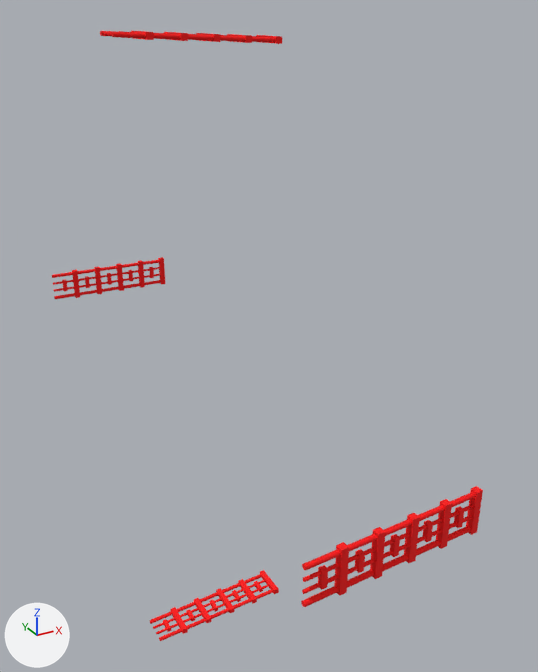
Renders of the FBX model プロトタイプ/ShootingGame/Assets/3DObj/Models/Parts/TubeB/TubeBPartsB.FBX from each side of a commit.
The view is the same before and after, from a 50 mm lens placed at (-8.7, -21.1, 11.2), pointed at (2.5, -0.7, 1.0). The axes (+X, +Y, +Z) are drawn at lower left. The lights are the same throughout. Where no turn or scale is listed for an object, it has been applied to the vertices.

Objects in the first picture: 'TubeBPartsB_v5_A', 'TubeBPartsB_v5_B', 'TubeBPartsB_v5_C', 'TubeBPartsB_v5_D'.
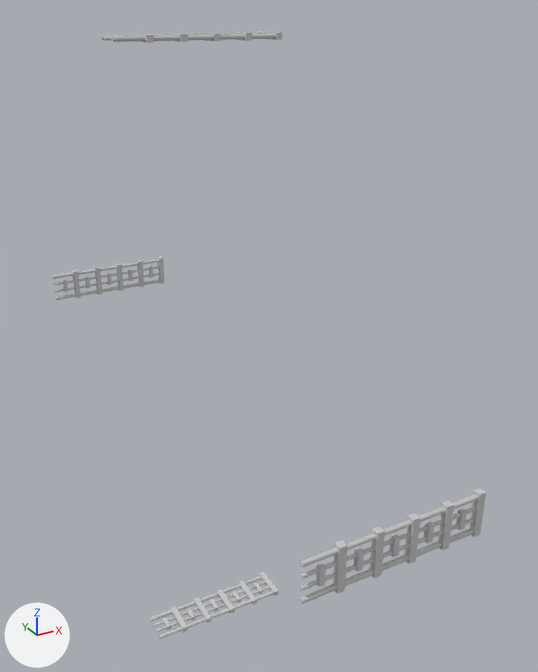
Where the change shows, as pixel boxes (x1, y1, x2, y2) in the pictures (538 x 672 px):
'TubeBPartsB_v5_A002', added
    after: (299, 488, 486, 604)
'TubeBPartsB_v5_C', deleted (red)
    before: (301, 486, 483, 607)
'TubeBPartsB_v5_B', deleted (red)
    before: (150, 570, 279, 641)
'TubeBPartsB_v5_A003', added
    after: (149, 572, 279, 639)
'TubeBPartsB_v5_A', mesh turned
    before: (52, 257, 165, 299)
    after: (52, 257, 165, 300)
'TubeBPartsB_v5_A001', added
    after: (100, 31, 282, 43)
'TubeBPartsB_v5_D', deleted (red)
    before: (100, 31, 282, 44)

Edits to the bpy script that builds the scene:
```text
Add mat_01___default:
    mat_01___default = principled_material('01 - Default')
    mat_01___default.base_color = (0.588, 0.588, 0.588)  # light grey #cacaca
    mat_01___default.roughness = 0.859
Change me_mesh:
    where me_mesh.from_pydata(...)  # 478 vertices, 1020 faces; spans x -2.09..3.01, y 10.28..10.67, z -0.63..0.62
    used by ob_tubebpartsb_v5_a; location = (0.0, 0.0, 0.0)
    remove me_mesh.materials.append(mat_tubebpartsb_v5_material)  # red #ff0000
    me_mesh part 1: the whole mesh is turned 2.5 degrees about the z axis through its middle
    add me_mesh.materials.append(mat_01___default)  # light grey #cacaca
Add me_mesh_003_1:
    me_mesh_003_1.from_pydata(...)  # 478 vertices, 1020 faces; spans x -2.09..3.01, y -0.63..0.63, z -10.59..-10.39
    me_mesh_003_1.materials.append(mat_01___default)  # light grey #cacaca
Add me_mesh_002_1:
    me_mesh_002_1.from_pydata(...)  # 478 vertices, 1020 faces; spans x -2.09..3.01, y -10.59..-10.39, z -0.63..0.63
    me_mesh_002_1.materials.append(mat_01___default)  # light grey #cacaca
Add me_mesh_001_1:
    me_mesh_001_1.from_pydata(...)  # 478 vertices, 1020 faces; spans x -2.09..3.01, y -0.63..0.63, z 10.39..10.59
    me_mesh_001_1.materials.append(mat_01___default)  # light grey #cacaca
Remove ob_tubebpartsb_v5_d:
    ob_tubebpartsb_v5_d = bpy.data.objects.new('TubeBPartsB_v5_D', me_mesh_003)
    ob_tubebpartsb_v5_d.location = (0.0, 0.0, 0.0)
Remove ob_tubebpartsb_v5_c:
    ob_tubebpartsb_v5_c = bpy.data.objects.new('TubeBPartsB_v5_C', me_mesh_002)
    ob_tubebpartsb_v5_c.location = (0.0, 0.0, 0.0)
Remove ob_tubebpartsb_v5_b:
    ob_tubebpartsb_v5_b = bpy.data.objects.new('TubeBPartsB_v5_B', me_mesh_001)
    ob_tubebpartsb_v5_b.location = (0.0, 0.0, 0.0)
Add ob_tubebpartsb_v5_a003:
    ob_tubebpartsb_v5_a003 = bpy.data.objects.new('TubeBPartsB_v5_A003', me_mesh_003_1)
    ob_tubebpartsb_v5_a003.location = (0.0, 0.0, 0.0)
Add ob_tubebpartsb_v5_a002:
    ob_tubebpartsb_v5_a002 = bpy.data.objects.new('TubeBPartsB_v5_A002', me_mesh_002_1)
    ob_tubebpartsb_v5_a002.location = (0.0, 0.0, 0.0)
Add ob_tubebpartsb_v5_a001:
    ob_tubebpartsb_v5_a001 = bpy.data.objects.new('TubeBPartsB_v5_A001', me_mesh_001_1)
    ob_tubebpartsb_v5_a001.location = (0.0, 0.0, 0.0)
```
